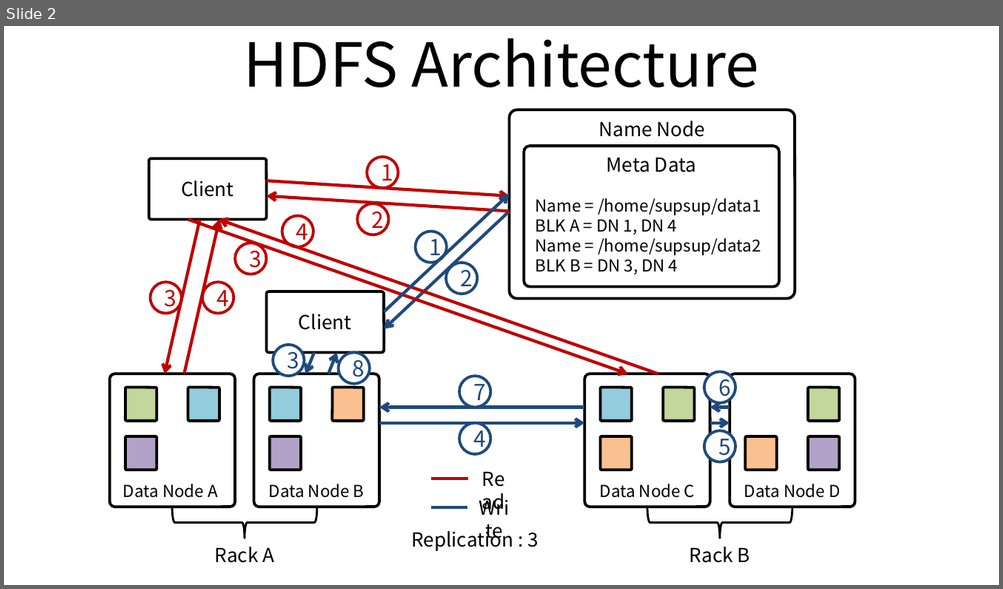
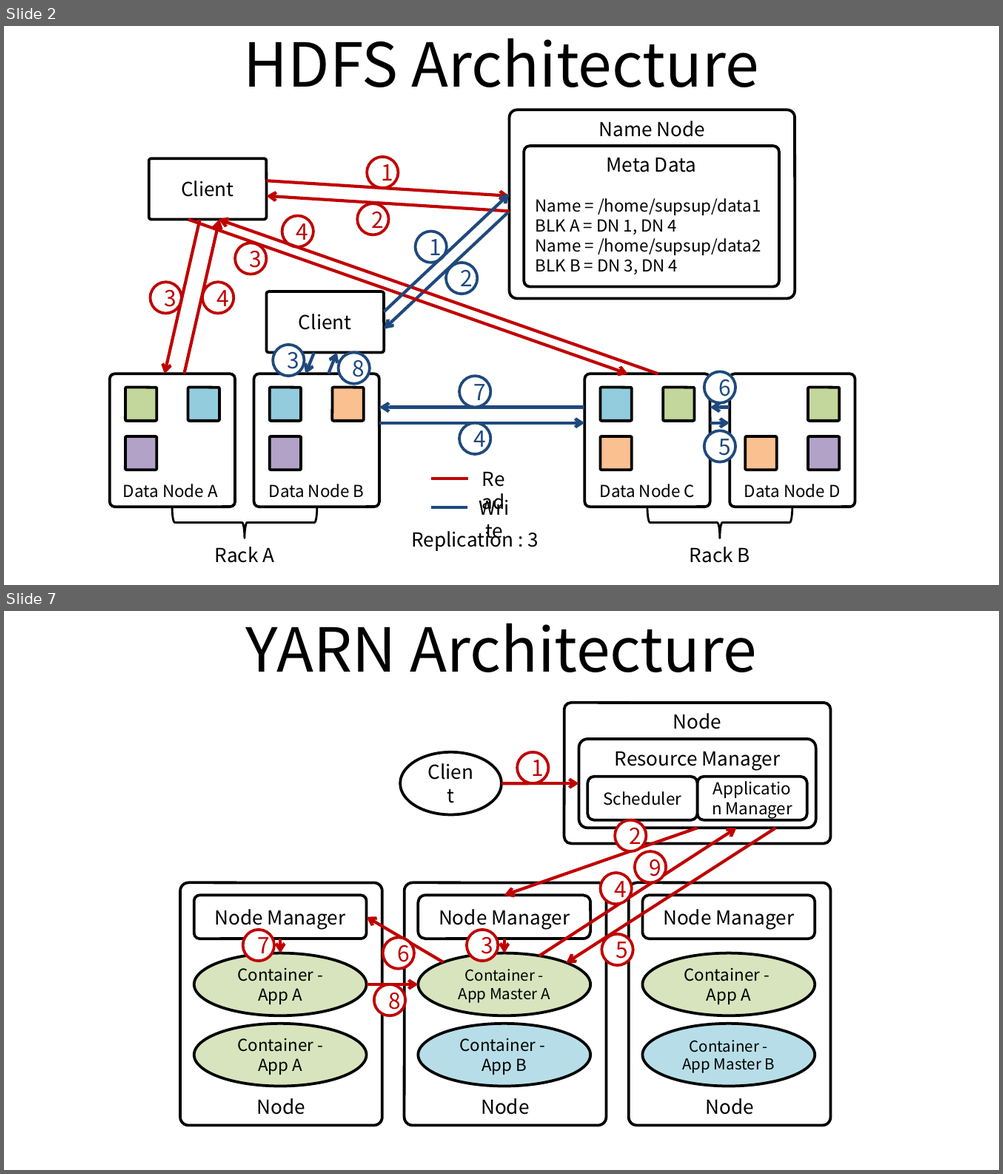
Before and after one commit to ssup2/blog-old, a slide deck: images/theory_analysis/Hadoop/Hadoop.pptx. Shown one above the other, each under a label of ours: slide 2 before the commit, slides 2 and 7 after it; the slides between them are not shown. The pictures are 1003x589 and 1003x1174 pixels, drawn with LibreOffice and Linux fonts; fonts in the diff are those of the drawing. Boxes give left, top, right and bottom in pixels: in the first picture for what was removed or moved away, otherwise in the second. Text is boxed around its words. In the diff, an @@ line names an element or a change of style, - is before the commit and + after.

```diff
--- a/images/theory_analysis/Hadoop/Hadoop.pptx
+++ b/images/theory_analysis/Hadoop/Hadoop.pptx
@@ slide 7 added at <box>4,611,999,1170</box>, background #FFFFFF @@
@@ title added at <box>245,623,757,672</box>, 44 pt, text #000000 @@
+YARN Architecture
@@ rounded rectangle added at <box>564,703,831,843</box>, fill #FFFFFF, outline #000000 2 pt, 14 pt, text #000000 @@
+Node
@@ rounded rectangle added at <box>579,739,816,829</box>, fill #FFFFFF, outline #000000 2 pt, 14 pt, text #000000 @@
+Resource Manager
@@ ellipse added at <box>400,752,501,815</box>, fill #FFFFFF, outline #000000 2 pt, 14 pt, text #000000 @@
+Client
@@ ellipse added at <box>518,752,548,783</box>, outline #C00000 2 pt, 16 pt, text #C00000 @@
+1
@@ arrow added from (501, 784) to (579, 783), #C00000 2.25 pt @@
@@ rounded rectangle added at <box>588,777,697,821</box>, fill #FFFFFF, outline #000000 2 pt, 12 pt, text #000000 @@
+Scheduler
@@ rounded rectangle added at <box>697,777,807,821</box>, fill #FFFFFF, outline #000000 2 pt, 12 pt, text #000000 @@
+Application Manager
@@ arrow added from (697, 828) to (504, 895), #C00000 2.25 pt @@
@@ arrow added from (539, 956) to (736, 828), #C00000 2.25 pt @@
@@ arrow added from (776, 828) to (566, 963), #C00000 2.25 pt @@
@@ ellipse added at <box>614,820,646,851</box>, fill #FFFFFF, outline #C00000 2 pt, 16 pt, text #C00000 @@
+2
@@ ellipse added at <box>634,851,666,883</box>, fill #FFFFFF, outline #C00000 2 pt, 16 pt, text #C00000 @@
+9
@@ ellipse added at <box>600,872,631,903</box>, fill #FFFFFF, outline #C00000 2 pt, 16 pt, text #C00000 @@
+4
@@ arrow added from (444, 962) to (366, 917), #C00000 2.25 pt @@
@@ ellipse added at <box>243,930,273,961</box>, fill #FFFFFF, outline #C00000 2 pt, 16 pt, text #C00000 @@
+7
@@ arrow added from (281, 940) to (281, 953), #C00000 2.25 pt @@
@@ ellipse added at <box>383,937,414,968</box>, fill #FFFFFF, outline #C00000 2 pt, 16 pt, text #C00000 @@
+6
@@ ellipse added at <box>466,930,498,961</box>, fill #FFFFFF, outline #C00000 2 pt, 16 pt, text #C00000 @@
+3
@@ arrow added from (504, 940) to (504, 953), #C00000 2.25 pt @@
@@ ellipse added at <box>602,934,632,965</box>, fill #FFFFFF, outline #C00000 2 pt, 16 pt, text #C00000 @@
+5
@@ arrow added from (366, 985) to (418, 985), #C00000 2.25 pt @@
@@ ellipse added at <box>374,985,405,1016</box>, fill #FFFFFF, outline #C00000 2 pt, 16 pt, text #C00000 @@
+8
@@ group added at <box>180,883,382,1125</box>: 2 rounded rectangles, 2 ellipses @@
+Node
+Node Manager
+Container -
+App A
+Container -
+App A
@@ group added at <box>404,883,606,1125</box>: 2 rounded rectangles, 2 ellipses @@
+Node
+Node Manager
+Container -
+App Master A
+Container -
+App B
@@ group added at <box>629,883,831,1125</box>: 2 rounded rectangles, 2 ellipses @@
+Node
+Node Manager
+Container -
+App A
+Container - App Master B
```
Also in this commit, not shown: 1 slide changed, 3 other slides added, 3 other files.
